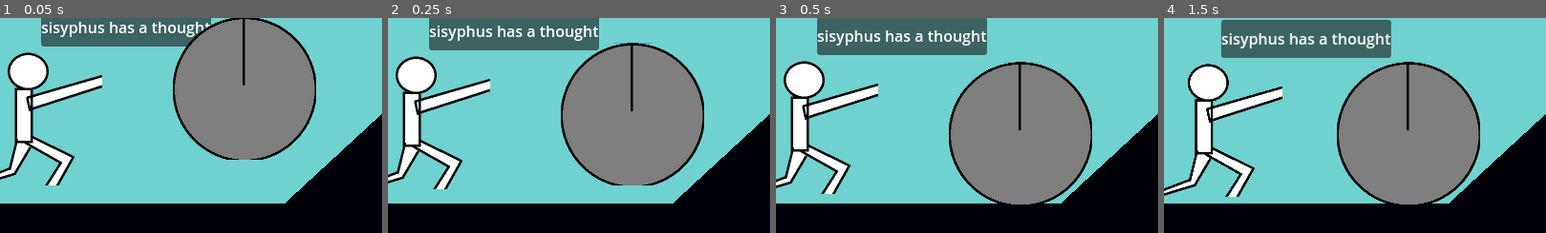
Above: before the commit, frames 1-4 (left to right).
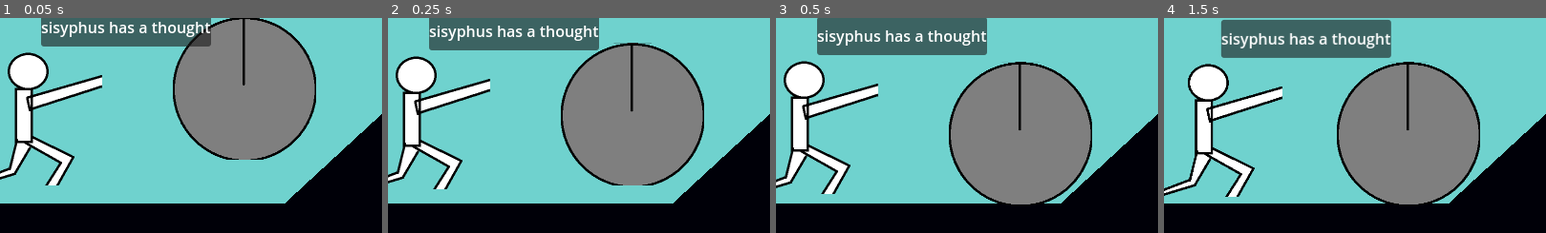
Above: after the commit, the same moments.

Repository: leonardohcl/sisimulator
Game: Godot game, scene res://scenes/game.tscn
The game is run twice, just before and just after one commit, with the same random seed, the same clock (stepped at 60 frames per second) and the same inputs.
Inputs:
- Up to frame 1 (0.05 s): no input
- Up to frame 2 (0.25 s): no input
- Up to frame 3 (0.5 s): no input
- Up to frame 4 (1.5 s): tap Right (Push) at 0.6, 1.35 s
The pictures show only the part of the screen within x 0-50%, y 34-84%; the shares and areas given below are measured in that part.

The runs differ from the first frame. In frame 1, 0.3% of the frame differs, in the area x 49-56%, y 3-14%; in frame 2, nothing differs; in frame 3, nothing differs; in frame 4, nothing differs.

Commit message:
add event trigger to mountain generation

Diff:
--- a/scenes/game.tscn
+++ b/scenes/game.tscn
@@ -12,11 +12,11 @@
 [node name="Mountain" parent="." instance=ExtResource("2_yqjtg")]
 position = Vector2(-2, 498)
 
+[node name="Bolder" parent="." instance=ExtResource("4_lbhrr")]
+position = Vector2(256, 376)
+
 [node name="Sisyphus" parent="." instance=ExtResource("3_lnu2h")]
 position = Vector2(32, 403)
-
-[node name="Bolder" parent="." instance=ExtResource("4_lbhrr")]
-position = Vector2(256, 376)
 
 [node name="UI" type="CanvasLayer" parent="."]
 process_mode = 3
--- /dev/null
+++ b/scripts/event_trigger.gd
@@ -0,0 +1,32 @@
+extends Area2D
+class_name EventTrigger
+
+var activation_trigger_radius := 25
+var trigger_with_bolder := true
+var destroy_on_trigger := true
+
+signal triggered()
+
+func _ready():
+	_create_collider()
+	_setup_collision_detection()
+
+func _create_collider():
+	var collider = CollisionShape2D.new()
+	var shape = CircleShape2D.new()
+	shape.radius = activation_trigger_radius
+	collider.shape = shape
+	add_child(collider)
+
+func _setup_collision_detection():
+	set_collision_layer_value(1,false)
+	set_collision_mask_value(1, false)
+	set_collision_mask_value(2, true)
+	body_entered.connect(_handle_body_entered)
+
+func _handle_body_entered(body:Node2D):
+	var is_triggered =  (body is Bolder and trigger_with_bolder) or body is Sisiphus
+	if is_triggered:
+		triggered.emit()
+		if destroy_on_trigger:
+			queue_free()
--- a/scripts/game.gd
+++ b/scripts/game.gd
@@ -76,14 +76,13 @@
 func _thought():
 	sisyphus.think("sisyphus has a thought", 3.0)
 
-func _generate_rand_event():
-	# remove later:
-	await get_tree().create_timer(3).timeout
-
+func _generate_rand_event() -> Callable:
 	var events = [_start_rain, _receive_energy, _set_bird, _thought] #_cerberus, _persephone, _orpheus, _sleep, _reach_top]
-	await events.pick_random().call()
-	_generate_rand_event()
+	return events.pick_random()
 
 ## Does something when a new mountain section (Slope) is created
 func _handle_new_slope_created(slope:Slope):
-	pass
+	if !slope.allow_events: return
+	var event = _generate_rand_event()
+	var trigger = slope.add_trigger_at(randf())
+	trigger.triggered.connect(event)
--- a/scripts/mountain.gd
+++ b/scripts/mountain.gd
@@ -15,11 +15,11 @@
 var thresholds_count := 0
 
 func _ready() -> void:
-	await _generate_slope(true)
+	await _generate_slope(true, false)
 	for x in max_slopes - 1:
 		await _generate_slope()
 
-func _generate_slope(is_plateau := false):
+func _generate_slope(is_plateau := false, allow_events := true):
 	if slopes.size() >= max_slopes:
 		_remove_oldest_slope()
 
@@ -37,6 +37,7 @@
 		slope.min_block_angle = min_block_angle
 		slope.max_block_angle = max_block_angle
 
+	slope.allow_events = allow_events
 	if slopes.size():
 		slope.position = slopes[-1].position + slopes[-1].last_point()
 
--- a/scripts/slope.gd
+++ b/scripts/slope.gd
@@ -15,6 +15,21 @@
 signal reached_threshold()
 
 var _points: Array[Vector2]
+var allow_events := true
+
+## Add an event trigger at closest point
+## returns trigger node
+func add_trigger_at(percentage: float, trigger_radius := 25.0, trigger_with_bolder := true, destroy_on_trigger := true) -> EventTrigger:
+	if !allow_events: return
+	var pos = clampf(percentage, 0, 1)
+	var idx = clampi(round(_points.size() * pos) - 1, 0, _points.size() - 1)
+	var trigger = EventTrigger.new()
+	trigger.activation_trigger_radius = trigger_radius
+	trigger.trigger_with_bolder = trigger_with_bolder
+	trigger.position = _points[idx]
+	trigger.destroy_on_trigger = destroy_on_trigger
+	add_child(trigger)
+	return trigger
 
 func width():
 	return last_point().x
Not shown, added: scripts/event_trigger.gd.uid
